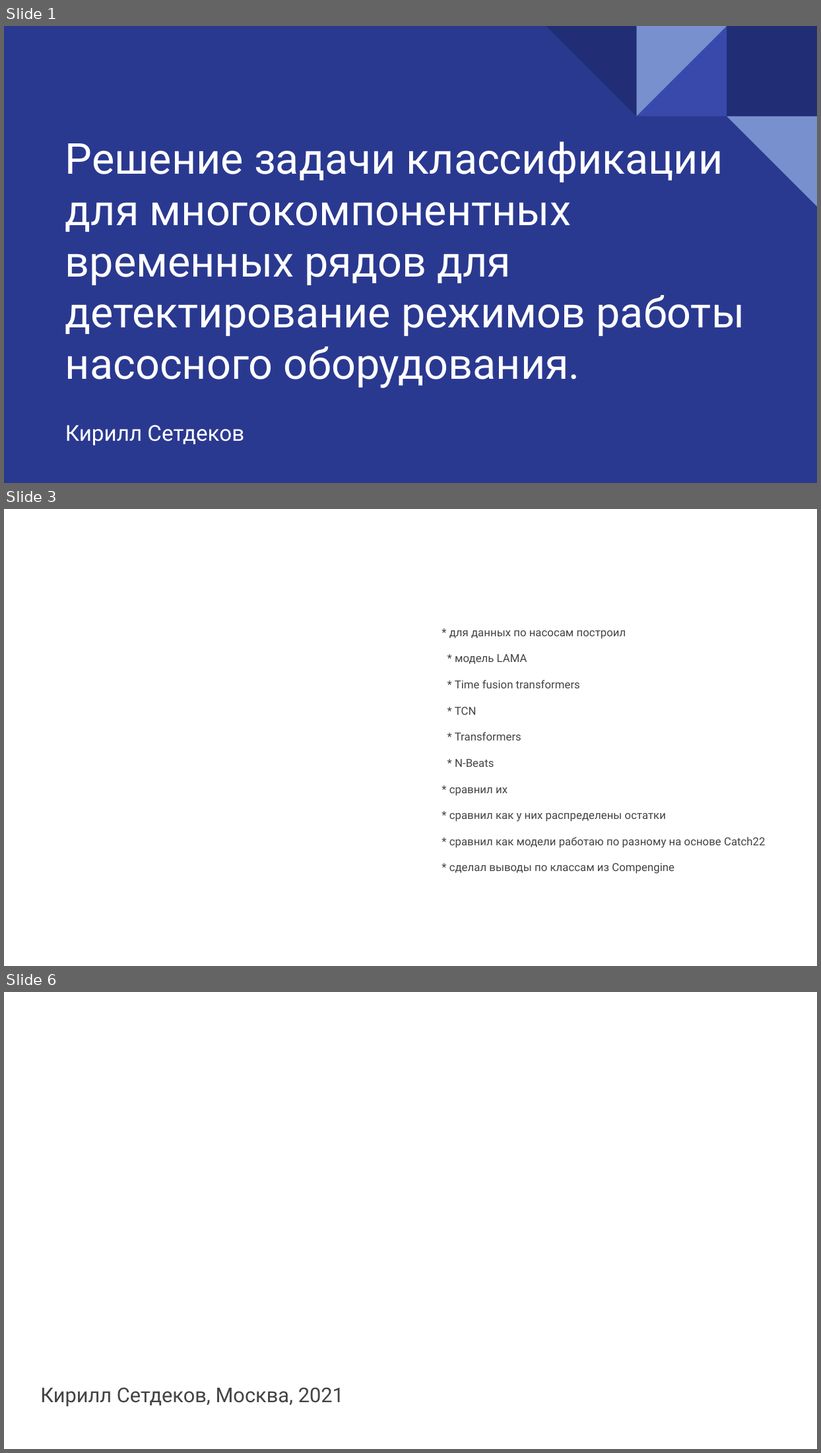
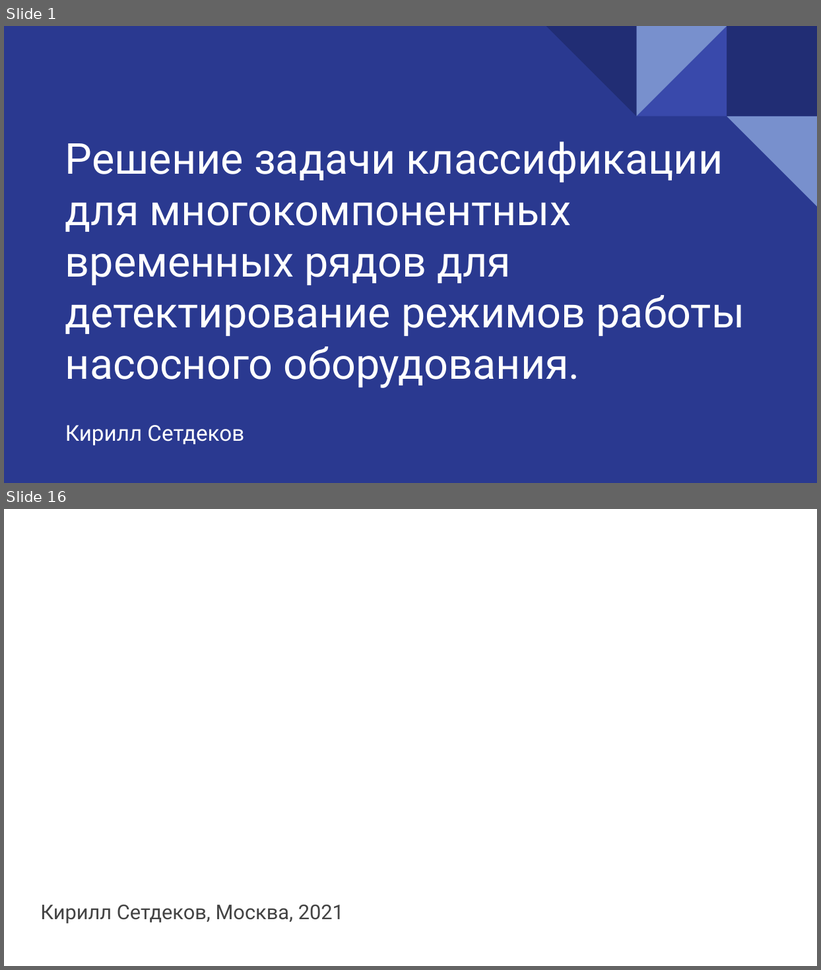
Before and after one commit to ksetdekov/ts_transformers, a slide deck: text/Предзащита.pptx. Shown one above the other, each under a label of ours: slides 1, 3 and 6 before the commit, slides 1 and 16 after it; the slides between them are not shown. The pictures are 821x1453 and 821x970 pixels, drawn with LibreOffice and Linux fonts; fonts in the diff are those of the drawing. Boxes give left, top, right and bottom in pixels: in the first picture for what was removed or moved away, otherwise in the second. Text is boxed around its words. In the diff, an @@ line names an element or a change of style, - is before the commit and + after.

```diff
--- a/text/Предзащита.pptx
+++ b/text/Предзащита.pptx
@@ slide 3 removed at (4,509,817,966), background #FFFFFF @@
@@ text removed at (450,630,766,874) @@
-* для данных по насосам построил
-* модель LAMA
-* Time fusion transformers
-* TCN
-* Transformers
-* N-Beats
-* сравнил их
-* сравнил как у них распределены остатки
-* сравнил как модели работаю по разному на основе Catch22
-* сделал выводы по классам из Compengine
@@ what was slide 6 is now slide 16 @@
```
Also in this commit, not shown: 1 slide changed, 13 slides added, 2 other slides removed, 14 other files.
